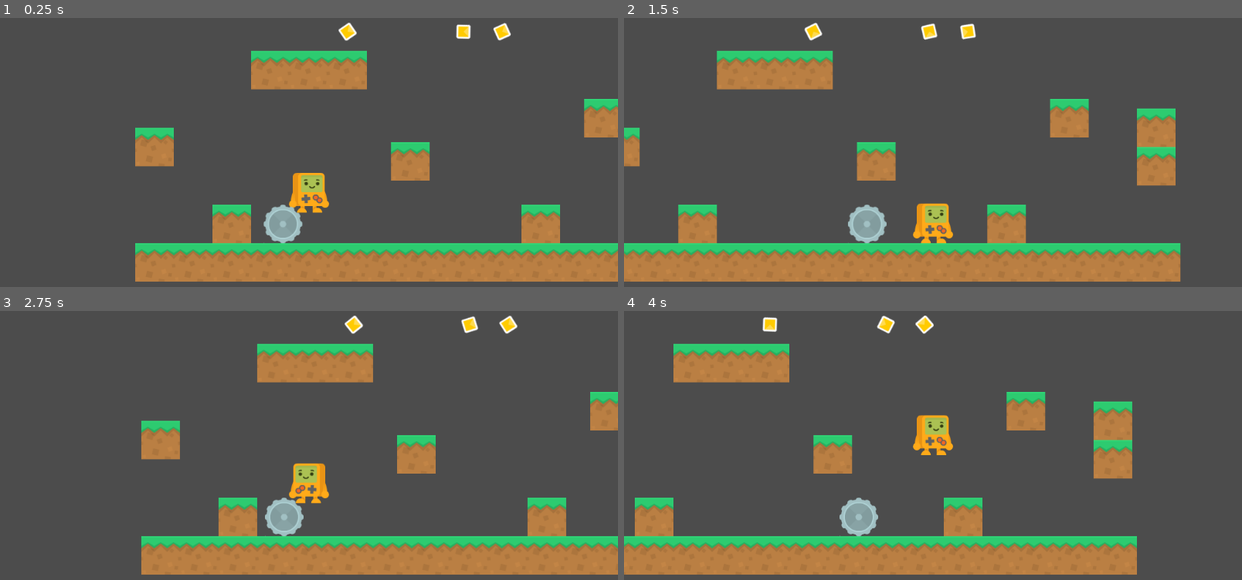
Above: before the commit, frames 1-4 (two rows, left to right).
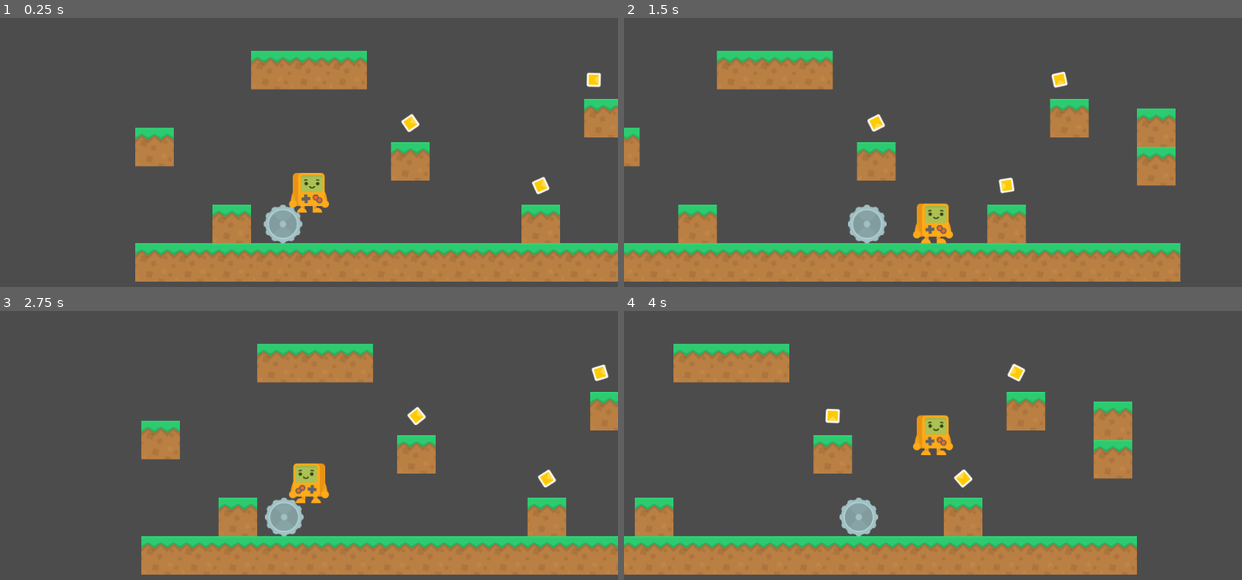
Above: after the commit, the same moments.

Repository: Oblivion-nara/Delve
Game: Godot game, scene res://MainScene.tscn
Two runs of this game, one before a commit and one after it. Both use one fixed random seed, a clock stepped at 60 frames per second and the inputs below.
Inputs:
- Up to frame 1 (0.25 s): no input
- Up to frame 2 (1.5 s): tap Enter at 0.5 s; hold D (move_right) from 0.53 s (still down); tap Space (jump) at 0.77 s
- Up to frame 3 (2.75 s): tap Space (jump) at 1.52 s; release D (move_right) at 2.03 s; hold A (move_left) from 2.03 s (still down)
- Up to frame 4 (4 s): release A (move_left) at 2.78 s; hold D (move_right) from 2.78 s (still down); tap Space (jump) at 3.02, 3.77 s

The runs differ from the first frame. In frame 1, 0.8% of the frame differs, in the area x 54-98%, y 1-66%; in frame 2, 0.8%; in frame 3, 0.8%; in frame 4, 0.8%.

Commit message:
moved stuff

Diff:
--- a/MainScene.tscn
+++ b/MainScene.tscn
@@ -97,12 +97,12 @@
 script = ExtResource( 4 )
 
 [node name="Coin" parent="." instance=ExtResource( 5 )]
-position = Vector2( 608, 160 )
+position = Vector2( 672, 416 )
 
 [node name="Coin3" parent="." instance=ExtResource( 5 )]
-position = Vector2( 544, 160 )
+position = Vector2( 760, 240 )
 value = 100
 
 [node name="Coin2" parent="." instance=ExtResource( 5 )]
-position = Vector2( 352, 160 )
+position = Vector2( 456, 312 )
 value = 1
